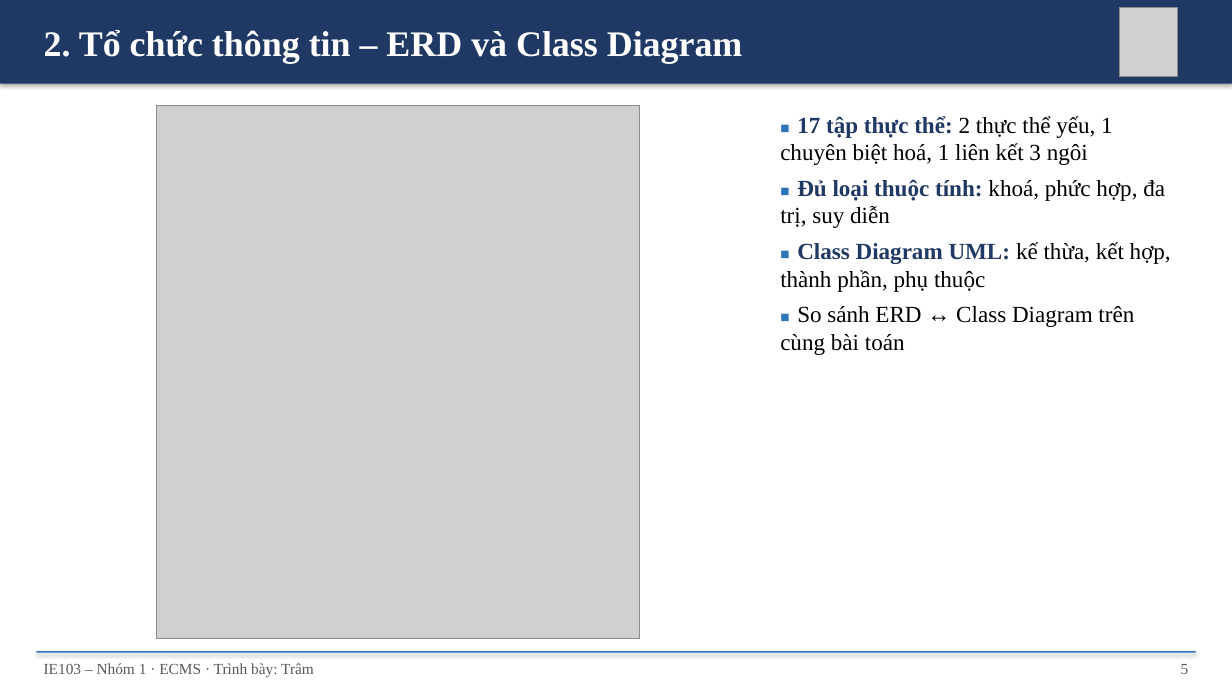
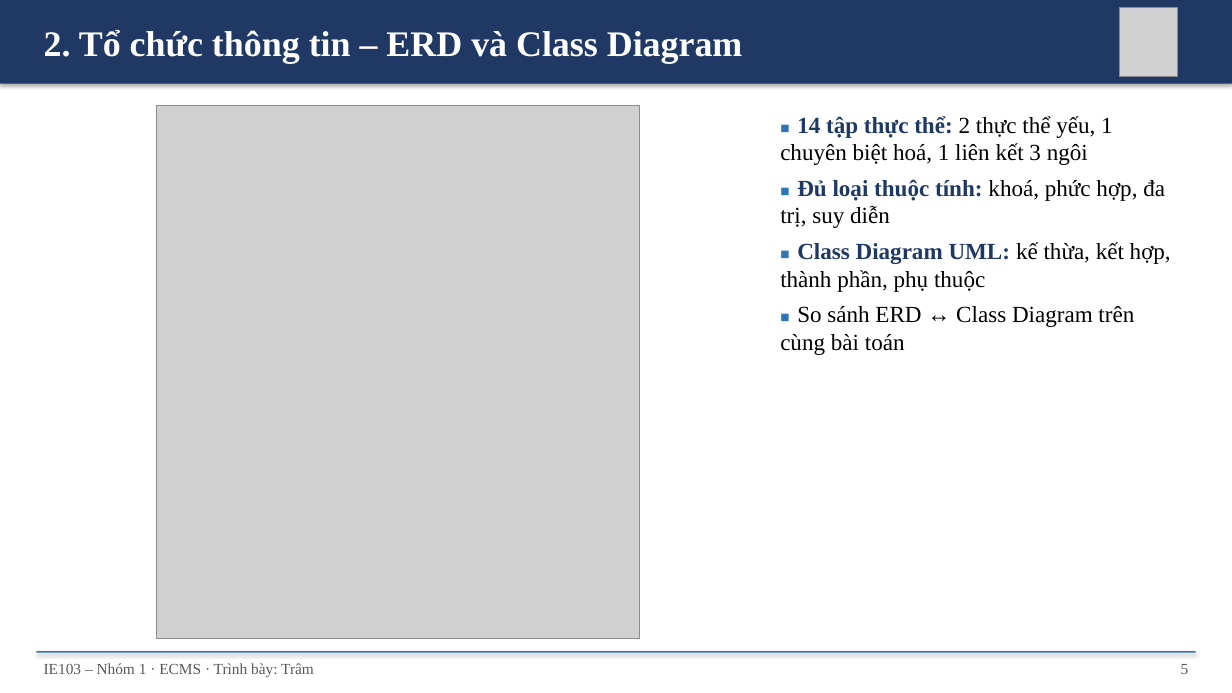
Before and after one commit to nhutruong-uit/ecms, a slide deck: slide 5 of slides/ECMS_Nhom1.pptx. Drawn at 1232x693 pixels with LibreOffice and Linux fonts; fonts in the diff are those of the drawing; grey boxes stand for pictures. Boxes give left, top, right and bottom in pixels: in the first picture for what was removed or moved away, otherwise in the second. Text is boxed around its words. In the diff, an @@ line names an element or a change of style, - is before the commit and + after.

```diff
--- a/slides/ECMS_Nhom1.pptx
+++ b/slides/ECMS_Nhom1.pptx
@@ text at [780, 116, 1113, 165]: text changed @@
-■ 17 tập thực thể: 2 thực thể yếu, 1 chuyên biệt hoá, 1 liên kết 3 ngôi
+■ 14 tập thực thể: 2 thực thể yếu, 1 chuyên biệt hoá, 1 liên kết 3 ngôi
```
Also in this commit, not shown: 12 other slides changed, 4 other files.
